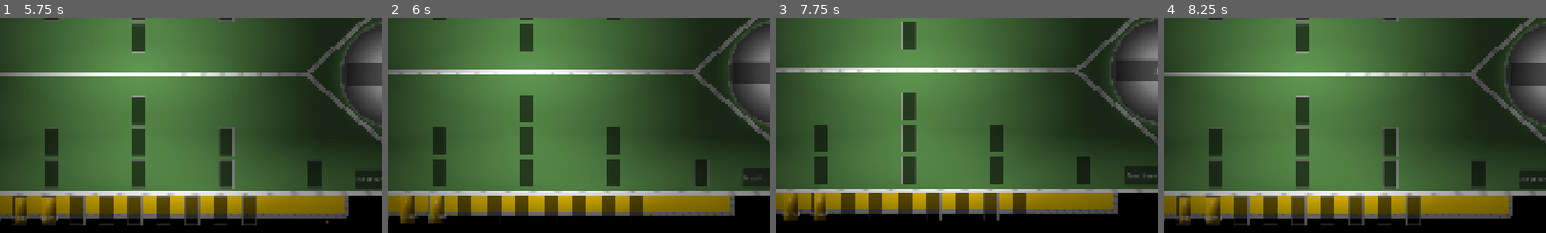
Above: before the commit, frames 1-4 (left to right).
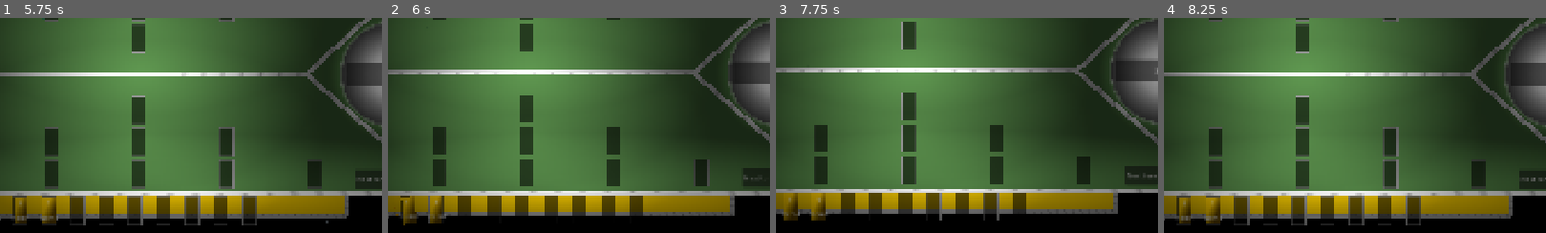
Above: after the commit, the same moments.

Repository: ArmanKianian/Untitled
Game: Godot game, scene res://scenes/game.tscn
The game is run twice, just before and just after one commit, with the same random seed, the same clock (stepped at 60 frames per second) and the same inputs.
Inputs (mouse positions are % of the whole screen's width and height, from its top left):
- Up to frame 1 (5.75 s): click "Next turn" at 0.5 s; click "Next turn" at 1.25 s; click "SPIN" at 2 s; click "SPIN" at 2.75 s; click "SPIN" at 3.5 s; click "Next turn" at 4.25 s; move the mouse to (22, 82) at 5.02 s; press the mouse at (22, 82) at 5.03 s
- Up to frame 2 (6 s): move the mouse to (26, 82) at 5.77 s; release the mouse at (26, 82) at 5.78 s; click (26, 82) at 5.85 s
- Up to frame 3 (7.75 s): move the mouse to (30, 82) at 6.52 s; press the mouse at (30, 82) at 6.53 s; tap Enter at 7.25 s; move the mouse to (34, 82) at 7.27 s; release the mouse at (34, 82) at 7.28 s; click (34, 82) at 7.35 s
- Up to frame 4 (8.25 s): move the mouse to (37, 82) at 8.02 s; press the mouse at (37, 82) at 8.03 s
The pictures show only the part of the screen within x 24-74%, y 37-87%; the shares and areas given below are measured in that part.

Frame 1 is identical in both runs. In frame 2, 0.2% of the frame differs, in the area x 2-8%, y 82-97%; in frame 3, 0.1%; in frame 4, nothing differs.

Commit message:
Card Update
Now cards emit a particle when released.

Also i changed cards from sprite2D to node2d.

Diff:
--- a/scenes/card.tscn
+++ b/scenes/card.tscn
@@ -1,6 +1,18 @@
 [gd_scene format=3 uid="uid://dlsbf8fn82egx"]
 
 [ext_resource type="Script" uid="uid://calip06smc8aq" path="res://scripts/card.gd" id="1_d81rb"]
+
+[sub_resource type="Gradient" id="Gradient_d81rb"]
+colors = PackedColorArray(0.8784314, 0.64705884, 0, 1, 1, 1, 1, 1)
+
+[sub_resource type="GradientTexture2D" id="GradientTexture2D_ktuci"]
+gradient = SubResource("Gradient_d81rb")
+width = 1
+height = 1
+
+[sub_resource type="Curve" id="Curve_d81rb"]
+_data = [Vector2(0, 1), 0.0, 0.0, 0, 0, Vector2(1, 0), 0.0, 0.0, 0, 0]
+point_count = 2
 
 [sub_resource type="Gradient" id="Gradient_ryrav"]
 offsets = PackedFloat32Array(0.3192771, 0.73493975)
@@ -12,11 +24,27 @@
 height = 68
 fill_to = Vector2(1, 1)
 
-[node name="card" type="Sprite2D" unique_id=254982057]
-texture = SubResource("GradientTexture2D_fc0e3")
+[node name="Card" type="Node2D" unique_id=1222866304]
 script = ExtResource("1_d81rb")
 
-[node name="VBoxContainer" type="VBoxContainer" parent="." unique_id=1687310917]
+[node name="Card_Particles" type="CPUParticles2D" parent="." unique_id=1174871998]
+emitting = false
+texture = SubResource("GradientTexture2D_ktuci")
+lifetime = 0.5
+one_shot = true
+explosiveness = 1.0
+spread = 180.0
+gravity = Vector2(0, 0)
+initial_velocity_min = 50.0
+initial_velocity_max = 100.0
+scale_amount_min = 5.0
+scale_amount_max = 10.0
+scale_amount_curve = SubResource("Curve_d81rb")
+
+[node name="Card" type="Sprite2D" parent="." unique_id=1623035432]
+texture = SubResource("GradientTexture2D_fc0e3")
+
+[node name="VBoxContainer" type="VBoxContainer" parent="Card" unique_id=1687310917]
 anchors_preset = 15
 anchor_right = 1.0
 anchor_bottom = 1.0
@@ -27,7 +55,7 @@
 grow_horizontal = 2
 grow_vertical = 2
 
-[node name="Level" type="Label" parent="VBoxContainer" unique_id=1165069153]
+[node name="Level" type="Label" parent="Card/VBoxContainer" unique_id=1165069153]
 layout_mode = 2
 size_flags_horizontal = 4
 size_flags_vertical = 6
@@ -35,7 +63,7 @@
 horizontal_alignment = 1
 vertical_alignment = 1
 
-[node name="Type" type="Label" parent="VBoxContainer" unique_id=491577081]
+[node name="Type" type="Label" parent="Card/VBoxContainer" unique_id=491577081]
 layout_mode = 2
 size_flags_horizontal = 4
 size_flags_vertical = 6
--- a/scripts/card.gd
+++ b/scripts/card.gd
@@ -1,4 +1,8 @@
-extends Sprite2D
+extends Node2D
+
+@onready var card: Sprite2D = $Card
+
+@onready var card_particles: CPUParticles2D = $Card_Particles
 
 @onready var card_place: AudioStreamPlayer = $"../../card_place"
 @onready var card_pick: AudioStreamPlayer = $"../../card_pick"
@@ -8,8 +12,8 @@
 
 @onready var player_square: Node2D = $"../../war_square/player_square"
 @onready var inventory: Node2D = $"../../inventory"
-@onready var Level: Label = $VBoxContainer/Level
-@onready var Type: Label = $VBoxContainer/Type
+@onready var Level: Label = $Card/VBoxContainer/Level
+@onready var Type: Label = $Card/VBoxContainer/Type
 
 var level
 var type
@@ -53,7 +57,7 @@
 	add_card_to_inventory()
 
 func _process(delta: float) -> void:
-	if get_rect().has_point(get_local_mouse_position()) and is_dragged == false:
+	if card.get_rect().has_point(get_local_mouse_position()) and is_dragged == false:
 		rotation_degrees = -5
 	else:
 		rotation_degrees = 0
@@ -67,24 +71,25 @@
 		shake_time += delta * shake_time_speed
 		active_shake_time -= delta
 
-		offset = Vector2(
+		card.offset = Vector2(
 			noise.get_noise_2d(shake_time, 0) * shake_intensity,
 			noise.get_noise_2d(0, shake_time) * shake_intensity,
 		)
 
 		shake_intensity = max(shake_intensity - shake_decay * delta, 0)
 	else:
-		offset = lerp(offset, Vector2.ZERO, 10.5 * delta)
+		card.offset = lerp(card.offset, Vector2.ZERO, 10.5 * delta)
 
 func _input(event: InputEvent) -> void:
 	# when card is dragged
-	if event.is_action_pressed("LMB") and get_rect().has_point(get_local_mouse_position()):
+	if event.is_action_pressed("LMB") and card.get_rect().has_point(get_local_mouse_position()):
 		mouse_offset = get_local_mouse_position()
 		card_drag.play()
 		is_dragged = true
 		top_level = true
 	# when card is released
 	elif event.is_action_released("LMB") and is_dragged == true:
+		card_particles.emitting = true
 		shake(10, 0.3)
 		is_dragged = false
 		top_level = false
